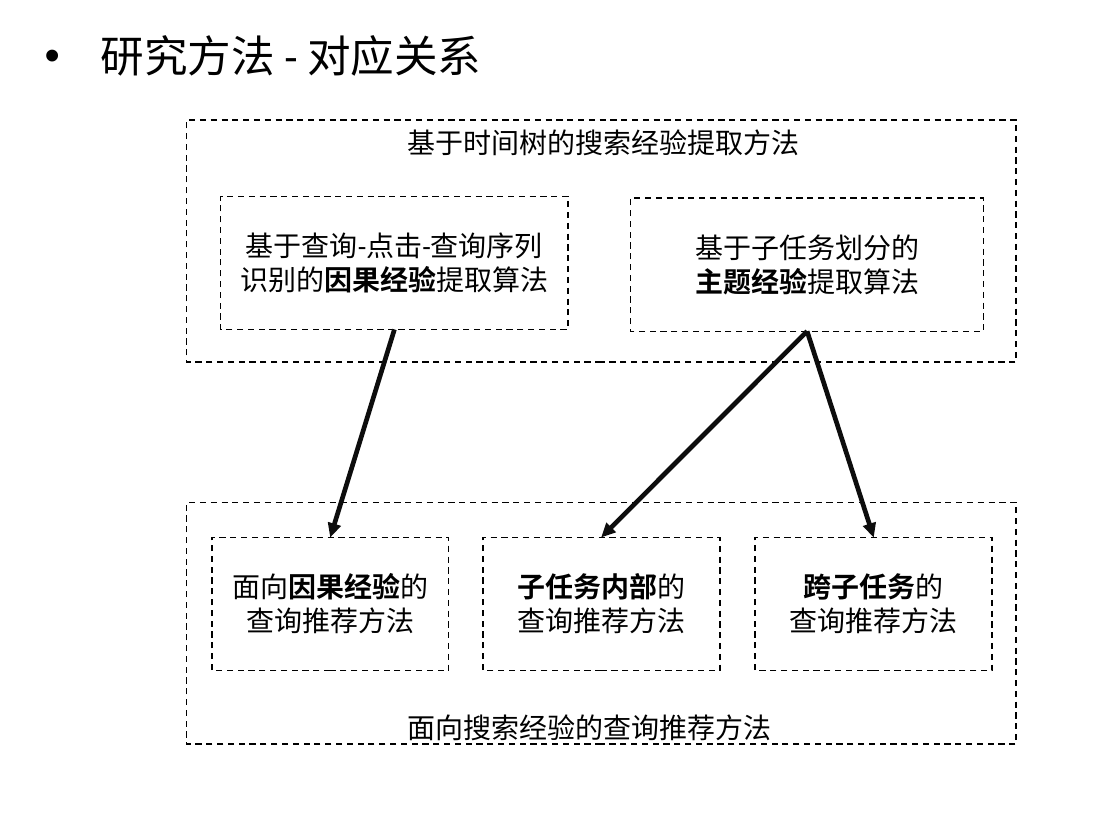
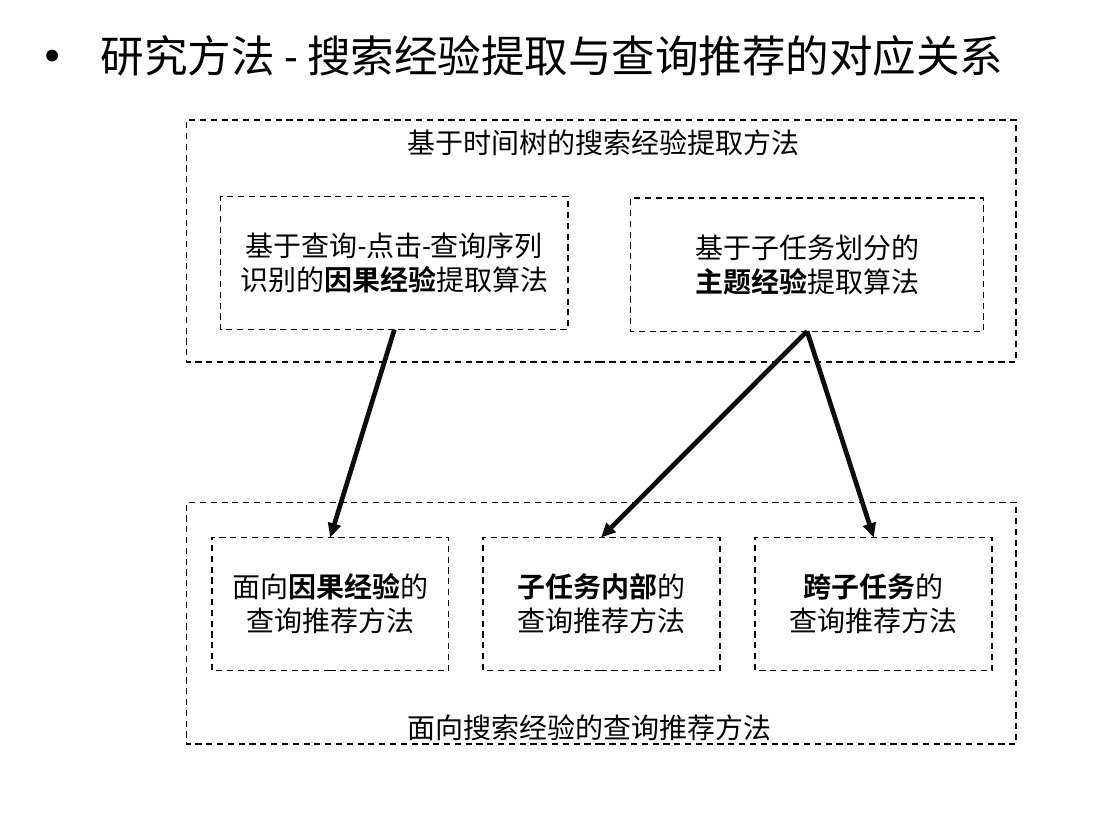
Before and after one commit to luxurymask/recommendation, a slide deck: slide 19 of phase5/答辩ppt.pptx. Drawn at 1120x840 pixels with LibreOffice and Linux fonts; fonts in the diff are those of the drawing. Boxes give left, top, right and bottom in pixels: in the first picture for what was removed or moved away, otherwise in the second. Text is boxed around its words. In the diff, an @@ line names an element or a change of style, - is before the commit and + after.

Commit message:
还差主题经验合并算法

```diff
--- a/phase5/答辩ppt.pptx
+++ b/phase5/答辩ppt.pptx
@@ text at bbox=[101, 35, 1003, 76]: text changed @@
-• 研究方法 - 对应关系
+• 研究方法 - 搜索经验提取与查询推荐的对应关系
```
Also in this commit, not shown: 5 other slides changed, 1 slide added.
